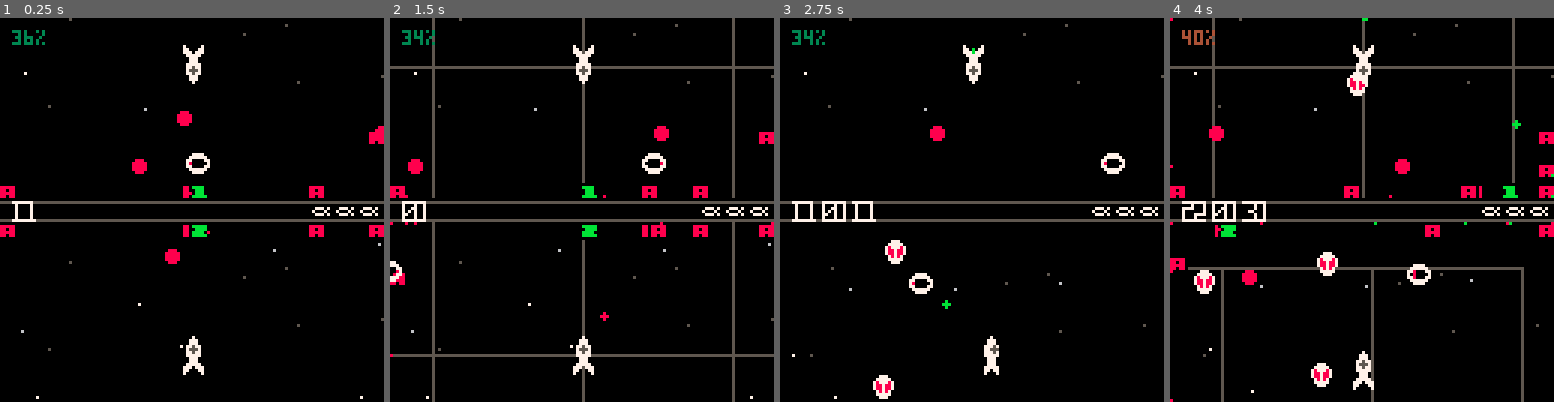
Above: before the commit, frames 1-4 (left to right).
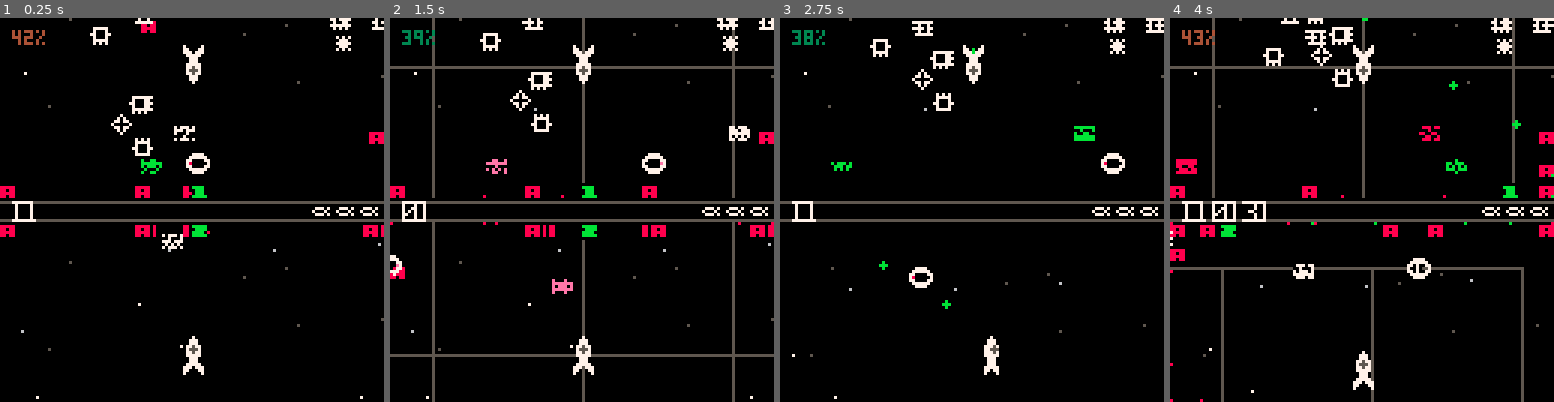
Above: after the commit, the same moments.

Repository: catnipped/friendlyfire
Game: PICO-8 cartridge friendlyfire.p8
The game is run twice, just before and just after one commit, with the same random seed, the same clock (stepped at 60 frames per second) and the same inputs.
Inputs:
- Up to frame 1 (0.25 s): no input
- Up to frame 2 (1.5 s): tap O (Z key) at 0.7 s
- Up to frame 3 (2.75 s): hold Right 1.6-2.1 s; tap O (Z key) at 1.7, 2.1, 2.5 s; hold Up 2.15-2.42 s; hold Right from 2.47 s (still down)
- Up to frame 4 (4 s): tap O (Z key) at 2.9, 3.3, 3.7 s; release Right at 3.03 s; hold Left 3.08-3.58 s; hold Down 3.63-3.97 s

The runs differ from the first frame. In frame 1, 2.4% of the frame differs, in the area x 3-100%, y 0-65%; in frame 2, 2.5%; in frame 3, 2.6%; in frame 4, 4.6%, in the area x 0-100%, y 0-100%.

Commit message:
robot proj

Diff:
--- a/friendlyfire.p8
+++ b/friendlyfire.p8
@@ -21,7 +21,7 @@
 			{x = 200, y = 200, w = 200, h = 100}
 		},
 		limits = {
-			x1 = 100, x2 = 600, y1 = 100, y2 = 550
+			x1 = 100, x2 = 500, y1 = 100, y2 = 550
 		},
 		vector = {
 			up = {0,-1},
@@ -82,6 +82,8 @@
 	printh("init")
 	for i = 1,4 do
 		add(state.enemies, spawnenemy({const.bounds[2].x + rnd(200),const.bounds[2].y + rnd(200)},"robot"))
+		add(state.enemies, spawnenemy({const.bounds[2].x + rnd(200),const.bounds[2].y + rnd(200)},"debree"))
+
 	end
 end
 
@@ -279,7 +281,12 @@
 		lp.vy = lerp(lp.vy, 0, 0.05)
 
 		if btn(4,lp.id-1) and cooldowntimer(time, lp) then
-			local lproj = spawnprojectile(lp,11)
+			local projgfx = function(proj)
+					local color = 7
+					if every(3,0,2) then color = proj.color end
+					circfill(proj.x,proj.y,proj.rad,color)
+			end
+			local lproj = spawnprojectile(lp,projgfx,11)
 			lp.cooldown = time
 			lp.rateoffire[1] = lp.rateoffire[2]
 			add(events,{type = "projectile", object = lproj})
@@ -366,7 +373,7 @@
 end
 
 -- projectile
-function spawnprojectile(p,color,rad,vel)
+function spawnprojectile(p,gfx,color,rad,vel)
 	local proj = {
 		id = p.id,
 		type = "projectile",
@@ -378,6 +385,7 @@
 		velocity = vel or 1.2,
 		color = color,
 		death = false,
+		gfx = gfx
 	}
 	proj.x += proj.vector[1] * 8
 	proj.y += proj.vector[2] * 8
@@ -429,15 +437,27 @@
 					enemy.vector = vlist[1+flr(rnd(4))]
 					enemy.projdir = {-enemy.vector[1],-enemy.vector[2]}
 				end
+				if outofbounds(enemy,const.limits) then
+					enemy.vector = {-enemy.vector[1],-enemy.vector[2]}
+				end
 				if every(180) then
-					local lproj = spawnprojectile(enemy,8,2,0.5)
+					local rectgfx = function (proj)
+						local colors = {14,7,11,8}
+						fillp(flr(rnd(9999)))
+						local color = colors[1+flr(rnd(#colors))]
+						rectfill(proj.x-3,proj.y-2,proj.x+3,proj.y+2,color)
+						fillp()
+					end
+					local lproj = spawnprojectile(enemy,rectgfx,8,3,0.2)
 					add(events,{type = "projectile", object = lproj})
 				end
 			end,
 			gfx = function(enemy, time)
 				palt(15,true)
+				local colors = {14,8,7}
+				local color = colors[1+flr(rnd(#colors))]
 				rectfill(enemy.x-2,enemy.y-3,enemy.x+1,enemy.y+2,0)
-				line(enemy.x+sin(time/2%1)*3,enemy.y-2,enemy.x+sin(time/2%1)*3,enemy.y,8)
+				line(enemy.x+sin(time/2%1)*3,enemy.y-2,enemy.x+sin(time/2%1)*3,enemy.y,color)
 				spr(4,enemy.x-3,enemy.y-4)
 			end
 		}
@@ -464,7 +484,12 @@
 				}
 				if every(flr(rnd(360+1000))) and stat(1) < 0.9 then
 					enemy.projdir = directionofplayer
-					local lproj = spawnprojectile(enemy,8)
+					local projgfx = function(proj)
+						local color = 7
+						if every(3,0,2) then color = proj.color end
+						circfill(proj.x,proj.y,proj.rad,color)
+					end
+					local lproj = spawnprojectile(enemy,projgfx,8)
 					add(events,{type = "projectile", object = lproj})
 				end
 	--			enemy.vector = {sin(time%1),sin(time%1)}
@@ -474,7 +499,7 @@
 			end
 		}
 	end
-	if type == "asteroid" then
+	if type == "debree" then
 		enemy = {
 			id = flr(rnd(1000)),
 			type ="enemy",
@@ -483,33 +508,33 @@
 			hit = false,
 			x = pos[1],
 			y =  pos[2],
-			rad = 8,
-			asteroids = {
+			rad = 4,
+			debree = {
 				{
 					sprite = flr(rnd(4)),
-					offsetx = flr(rnd(8)-4),
-					offsety = flr(rnd(8)-4),
+					offsetx = flr(rnd(4)-2)*7,
+					offsety = flr(rnd(4)-2)*7,
 					flipx = coinflip(),
 					flipy = coinflip()
 				},
 				{
 					sprite = flr(rnd(4)),
-					offsetx = flr(rnd(8)-4),
-					offsety = flr(rnd(8)-4),
+					offsetx = flr(rnd(4)-2)*7,
+					offsety = flr(rnd(4)-2)*7,
 					flipx = coinflip(),
 					flipy = coinflip()
 				},
 				{
 					sprite = flr(rnd(4)),
-					offsetx = flr(rnd(6)-3),
-					offsety = flr(rnd(6)-3),
+					offsetx = flr(rnd(2)-1)*7,
+					offsety = flr(rnd(2)-1)*7,
 					flipx = coinflip(),
 					flipy = coinflip()
 				},
 				{
 					sprite = flr(rnd(4)),
-					offsetx = flr(rnd(6)-3),
-					offsety = flr(rnd(6)-3),
+					offsetx = flr(rnd(2)-1)*7,
+					offsety = flr(rnd(2)-1)*7,
 					flipx = coinflip(),
 					flipy = coinflip()
 				},
@@ -522,7 +547,7 @@
 			gfx = function(enemy)
 				palt(15,true)
 				palt(0,false)
-				for a in all(enemy.asteroids) do
+				for a in all(enemy.debree) do
 					spr(20+a.sprite,enemy.x+a.offsetx-4,enemy.y+a.offsety-4,1,1,a.flipx,a.flipy)
 				end
 				palt()
@@ -869,9 +894,7 @@
 		 	local y = mid((proj.y),p.cam.y+y1+yoffset,p.cam.y+y2+yoffset-1)
 			if every(30) then circfill(x,y,0,proj.color) end
 		else
-			local color = 7
-			if every(3,0,2) then color = proj.color end
-			circfill(proj.x,proj.y,proj.rad,color)
+			proj.gfx(proj)
 		end
 	end
 
@@ -898,22 +921,22 @@
 
 
 __gfx__
-00000000000000000000000000000000ff7777fff77777ff007770000077000007700000070000000700000000000000f0000ffff00000fff00000ff00000000
-00000000000000000000000007770700f777777f7000007f07777700077870007e8700000770000077000000000000000bbbb0ff0bbbbb0f0888880f00000000
-00700700000700000007000070007000770000777070707f787778707778870078070000070777770700000000000000f0bbb0fff0bbbb0f0880880f00000000
-00077000007770000077700007770700700000077007007f788788707880070007700000770000000770000000000000f0bbb0ff0bbbb0ff0888880f00000000
-00077000007770000077700000000000770000777070707f7887887007807000000000007008000800700000000000000bbbbb0f0bbbbb0f0880880f00000000
-00700700077577000777570000000000f777777f7000007f078787000077000000000000708800088070000000000000f00000fff00000fff00f00ff00000000
-00000000075557000775550000000000ff7777fff77777ff077777000000000000000000708880888070000000000000ffffffffffffffffffffffff00000000
-00000000077577000777570000000000ffffffffffffffff007770000000000000000000700880880070000000000000ffffffffffffffffffffffff00000000
-07000000077777000777770000000000ff77f0fffff707fffff007fffff777ff7000007007080008070000000000000000000000000000000000000000000000
-77700000007770000077700000000000f7777f0ffff7777fff77777fff77777f7700077007000000070000000000000000000000000000000000000000000000
-07000000007770000077700000000000ff7777fff0777777ff777777fff777777870787000777777700000000000000000000000000000000000000000000000
-00000000077777000077700000000000f7777777f7777777f777777ff077777f7887887000000000000000000000000000000000000000000000000000000000
-00000000777077700777770000000000f77777770077777f77777777077777077870787000000000000000000000000000000000000000000000000000000000
-000000007700077007707700000000007777777f0777777f777777777777777f7700077000000000000000000000000000000000000000000000000000000000
-00000000700000700700070000000000f77777fff00707fff777f07ff77777ff7000007000000000000000000000000000000000000000000000000000000000
-00000000000000000000000000000000ff777fffffff77ffff77ffffff77ffff0000000000000000000000000000000000000000000000000000000000000000
+00000000000000000000000000000000ff7777fff77777ff007770000077000007700000070000000700000000000000f0000ffff00000fff00000ffff0000ff
+00000000000000000000000007770700f777777f7000007f07777700077870007e8700000770000077000000000000000bbbb0ff0bbbbb0f0888880ff088880f
+00700700000700000007000070007000770000777070707f787778707778870078070000070777770700000000000000f0bbb0fff0bbbb0f0880880f0880880f
+00077000007770000077700007770700700000077007007f788788707880070007700000770000000770000000000000f0bbb0ff0bbbb0ff0888880f0888880f
+00077000007770000077700000000000770000777070707f7887887007807000000000007008000800700000000000000bbbbb0f0bbbbb0f0880880f088000ff
+00700700077577000777570000000000f777777f7000007f078787000077000000000000708800088070000000000000f00000fff00000fff00f00fff00fffff
+00000000075557000775550000000000ff7777fff77777ff077777000000000000000000708880888070000000000000ffffffffffffffffffffffffffffffff
+00000000077577000777570000000000ffffffffffffffff007770000000000000000000700880880070000000000000ffffffffffffffffffffffffffffffff
+07000000077777000777770000000000fff7ffffffffffffffffffffffffffff7000007007080008070000000000000000000000000000000000000000000000
+77700000007770000077700000000000ff707ffff77777ff777777fff7f7f7ff7700077007000000070000000000000000000000000000000000000000000000
+07000000007770000077700000000000f77077fff70007fff7007fffff777fff7870787000777777700000000000000000000000000000000000000000000000
+000000000777770000777000000000007000007f7700077f7707777ff77777ff7887887000000000000000000000000000000000000000000000000000000000
+00000000777077700777770000000000f77077fff70007fff7007fffff777fff7870787000000000000000000000000000000000000000000000000000000000
+00000000770007700770770000000000ff707ffff77777ff7777777ff7f7f7ff7700077000000000000000000000000000000000000000000000000000000000
+00000000700000700700070000000000fff7fffff7f7f7ffffffffffffffffff7000007000000000000000000000000000000000000000000000000000000000
+00000000000000000000000000000000ffffffffffffffffffffffffffffffff0000000000000000000000000000000000000000000000000000000000000000
 00000000000000000000000000000000000000000000000000000000000000000000000000000000000000000000000000000000000000000000000000000000
 77777777777777707777777777777777007777707777777777777777777777777777777777777777000000000000000000000000000000000000000000000000
 70007007070000700007000700007007070700707000700070007000000700077000700770007007000000000000000000000000000000000000000000000000
@@ -940,3 +963,10 @@
 3000000000300000300030003030000000000000000000000000000000000000000000000000000000000000000000000000000000000000000000000000000000000000000000000000000000000000000000000000000000000000000000000000000000000000000000000000000000000000000000000000000000000000
 3030300000300000303000003000000000000000000000000000000000000000000000000000000000000000000000000000000000000000000000000000000000000000000000000000000000000000000000000000000000000000000000000000000000000000000000000000000000000000000000000000000000000000
 3000000030303000300030003030300000000000000000000000000000000000000000000000000000000000000000000000000000000000000000000000000000000000000000000000000000000000000000000000000000000000000000000000000000000000000000000000000000000000000000000000000000000000
+0000000000000000000000000000000000000000000000000000000000000000000000000000000000000000000000000000000000000000000000000000000000000000000000000000000000000000000000000000000000000000000000000000000000000000000000000000000000000000000000000000000000000000
+000000000000000000000000000000001b1b1b1b1b1b1b000000000000000000000000000000000000000000000000000000000000000000000000000000000000000000000000000000000000000000000000000000000000000000000000000000000000000000000000000000000000000000000000000000000000000000
+0000000000000000000000000000001b1b1b1b1b1b1b00000000000000000000000000000000000000000000000000000000000000000000000000000000000000000000000000000000000000000000000000000000000000000000000000000000000000000000000000000000000000000000000000000000000000000000
+000000000000000000000000001b1b1b1b1b1b1b1b1b00000000000000000000000000000000000000000000000000000000000000000000000000000000000000000000000000000000000000000000000000000000000000000000000000000000000000000000000000000000000000000000000000000000000000000000
+0000000000000000000000000000001b1b1b001b1b1b00000000000000000000000000000000000000000000000000000000000000000000000000000000000000000000000000000000000000000000000000000000000000000000000000000000000000000000000000000000000000000000000000000000000000000000
+0000000000000000000000000000001b1b1b001b1b0000000000000000000000000000000000000000000000000000000000000000000000000000000000000000000000000000000000000000000000000000000000000000000000000000000000000000000000000000000000000000000000000000000000000000000000
+0000000000000000000000000000001b001b0000000000000000000000000000000000000000000000000000000000000000000000000000000000000000000000000000000000000000000000000000000000000000000000000000000000000000000000000000000000000000000000000000000000000000000000000000
